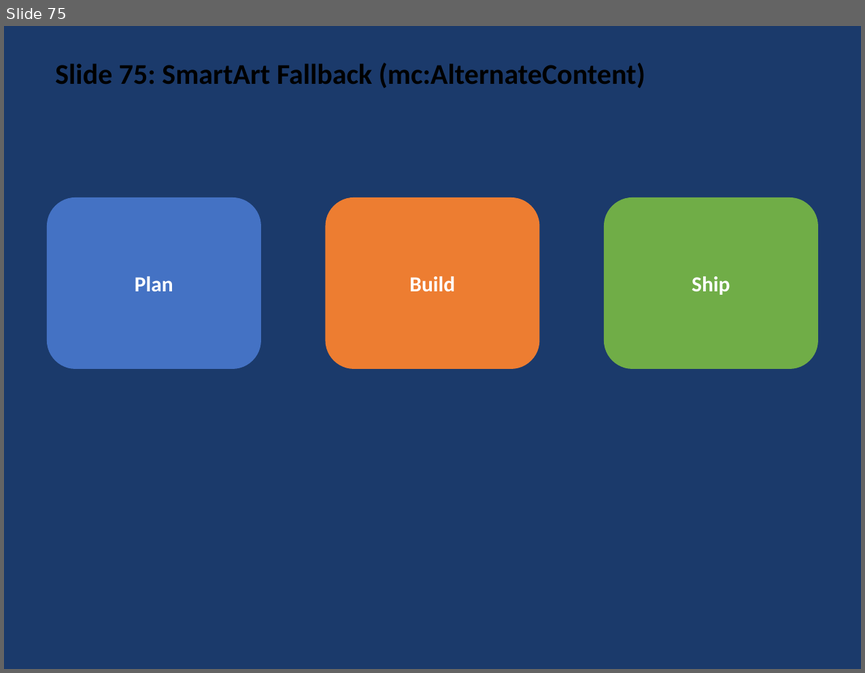
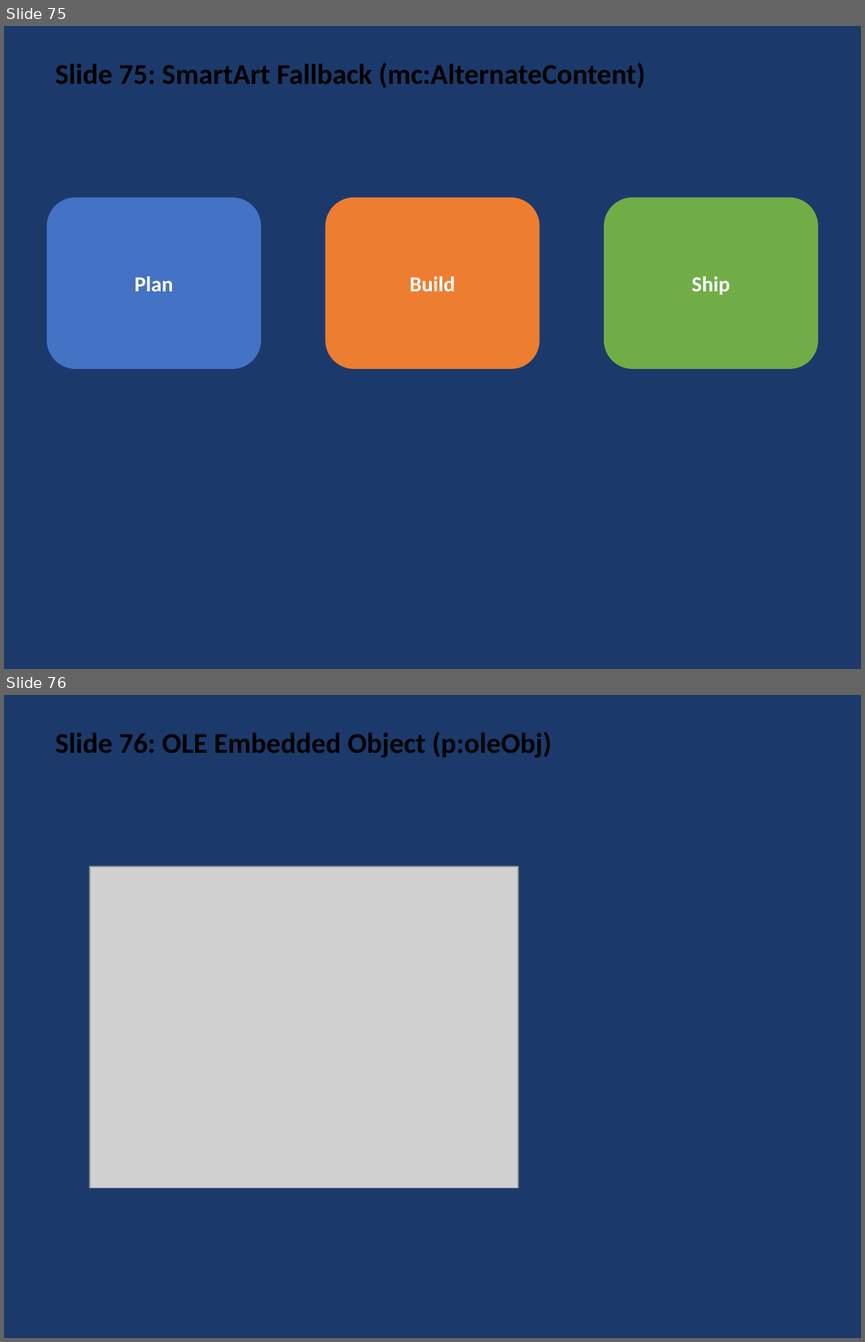
Before and after one commit to t-ujiie-g/pptx-svg, a slide deck: test_fixtures/test_features.pptx. Shown one above the other, each under a label of ours: slide 75 before the commit, slides 75 and 76 after it. The pictures are 865x673 and 865x1342 pixels, drawn with LibreOffice and Linux fonts; fonts in the diff are those of the drawing; grey boxes stand for pictures. Boxes give left, top, right and bottom in pixels: in the first picture for what was removed or moved away, otherwise in the second. Text is boxed around its words. In the diff, an @@ line names an element or a change of style, - is before the commit and + after.

```diff
--- a/test_fixtures/test_features.pptx
+++ b/test_fixtures/test_features.pptx
@@ slide 76 added at (4,695,861,1338), background #1B3A6B @@
@@ text added at (55,732,551,758), 24 pt, text #000000, bold @@
+Slide 76: OLE Embedded Object (p:oleObj)
@@ picture added at (90,866,518,1187) @@
```
Also in this commit, not shown: 12 other files.
